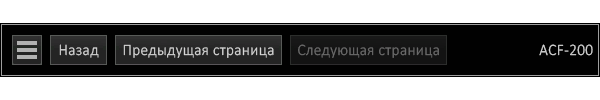
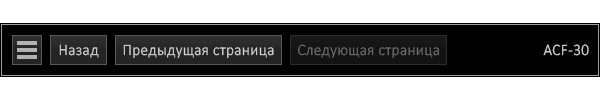
Before/after of a 600x100 layered artwork. What changed in the layer stack:
hid "CAR NUMBER (100-200)", painted on it over <box>539,44,593,56</box>
showed "CAR NUMBER (01-99)", painted on it over <box>543,44,589,56</box>
